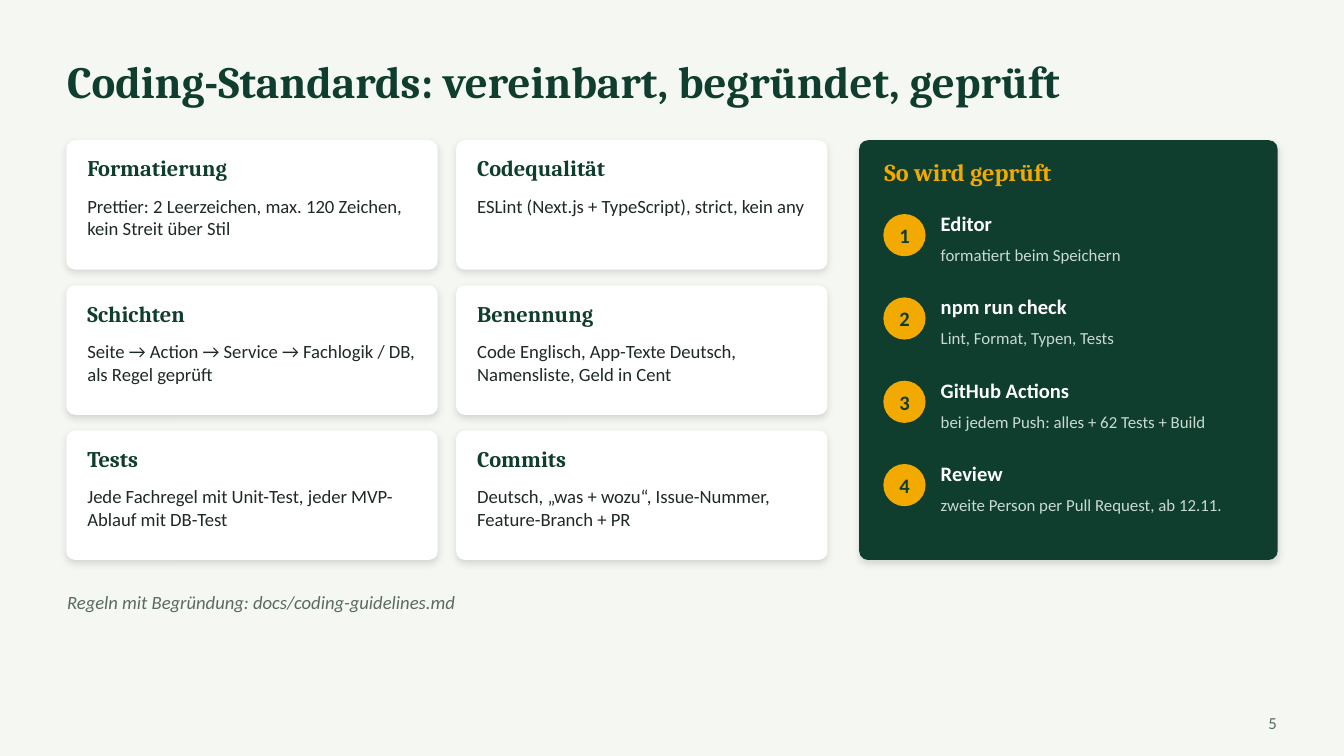
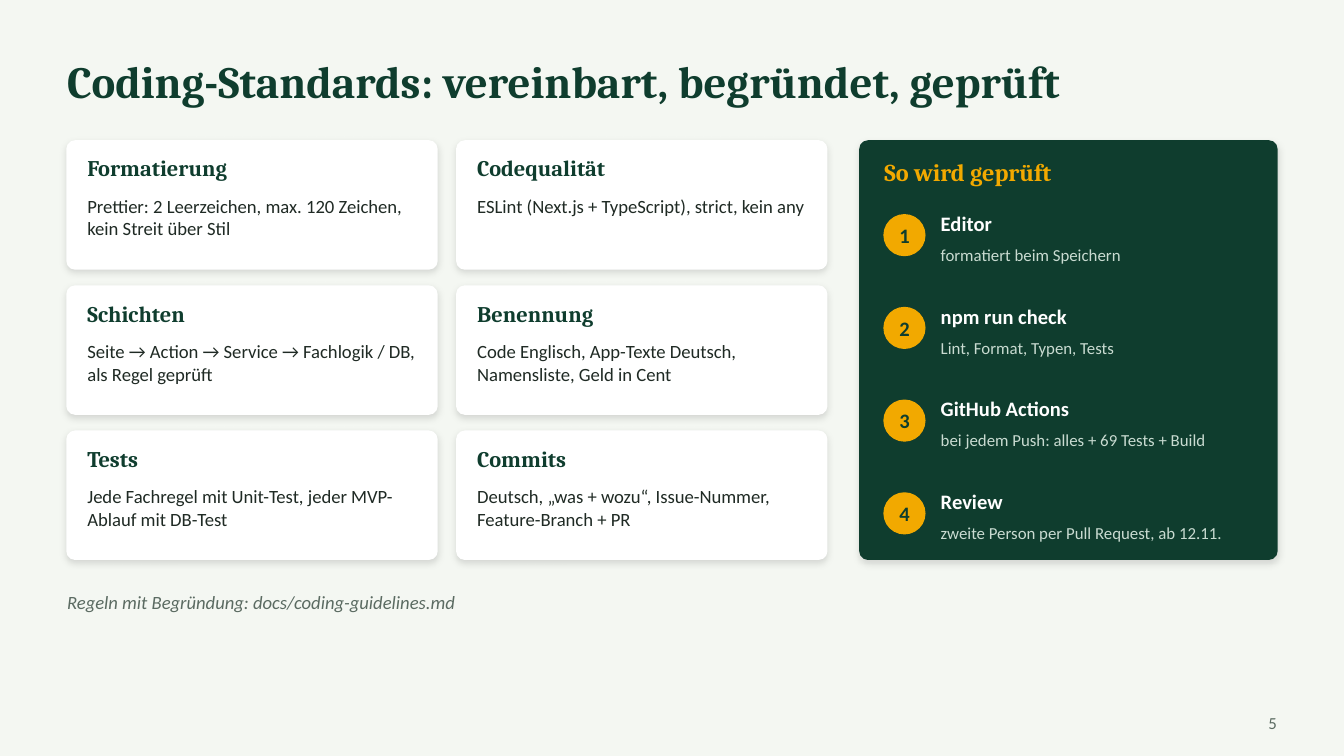
Before and after one commit to squadhq-team/squadhq-team, a slide deck: slide 5 of docs/praesentation/p4/SquadHQ_P4.pptx. Drawn at 1344x756 pixels with LibreOffice and Linux fonts; fonts in the diff are those of the drawing. Boxes give left, top, right and bottom in pixels: in the first picture for what was removed or moved away, otherwise in the second. Text is boxed around its words. In the diff, an @@ line names an element or a change of style, - is before the commit and + after.

```diff
--- a/docs/praesentation/p4/SquadHQ_P4.pptx
+++ b/docs/praesentation/p4/SquadHQ_P4.pptx
@@ 3 texts, 1 ellipse: place and size @@
-3 texts, 1 ellipse at <box>884,298,1114,347</box>
+3 texts, 1 ellipse at <box>884,308,1114,357</box>
@@ 2 texts, 1 ellipse: place and size @@
-2 texts, 1 ellipse at <box>884,382,1069,422</box>
+2 texts, 1 ellipse at <box>884,401,1069,441</box>
@@ text at <box>941,434,1205,449</box>: text changed @@
-bei jedem Push: alles + 62 Tests + Build
+bei jedem Push: alles + 69 Tests + Build
@@ 3 texts, 1 ellipse: place and size @@
-3 texts, 1 ellipse at <box>884,465,1222,514</box>
+3 texts, 1 ellipse at <box>884,493,1222,542</box>
```
Also in this commit, not shown: 6 other slides changed, 1 other file.
